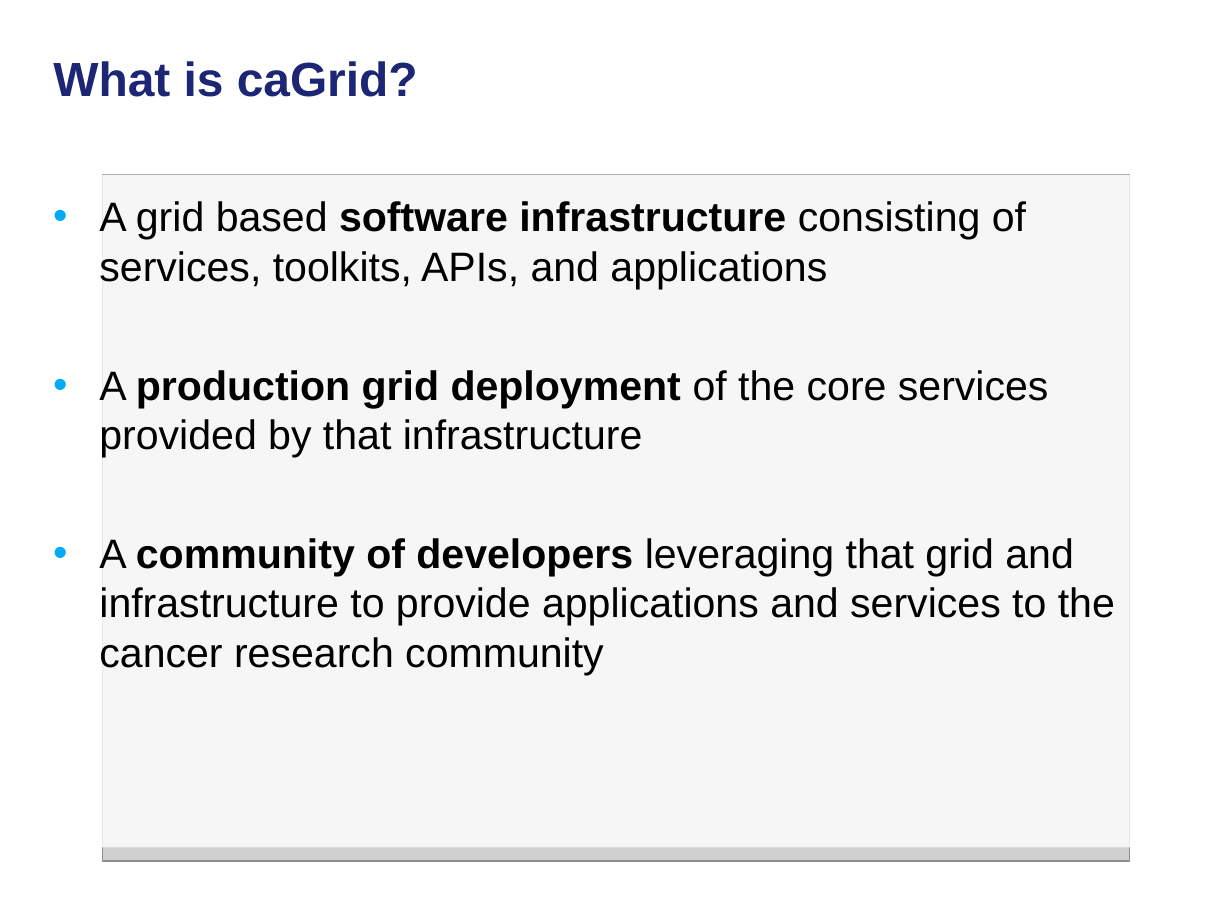
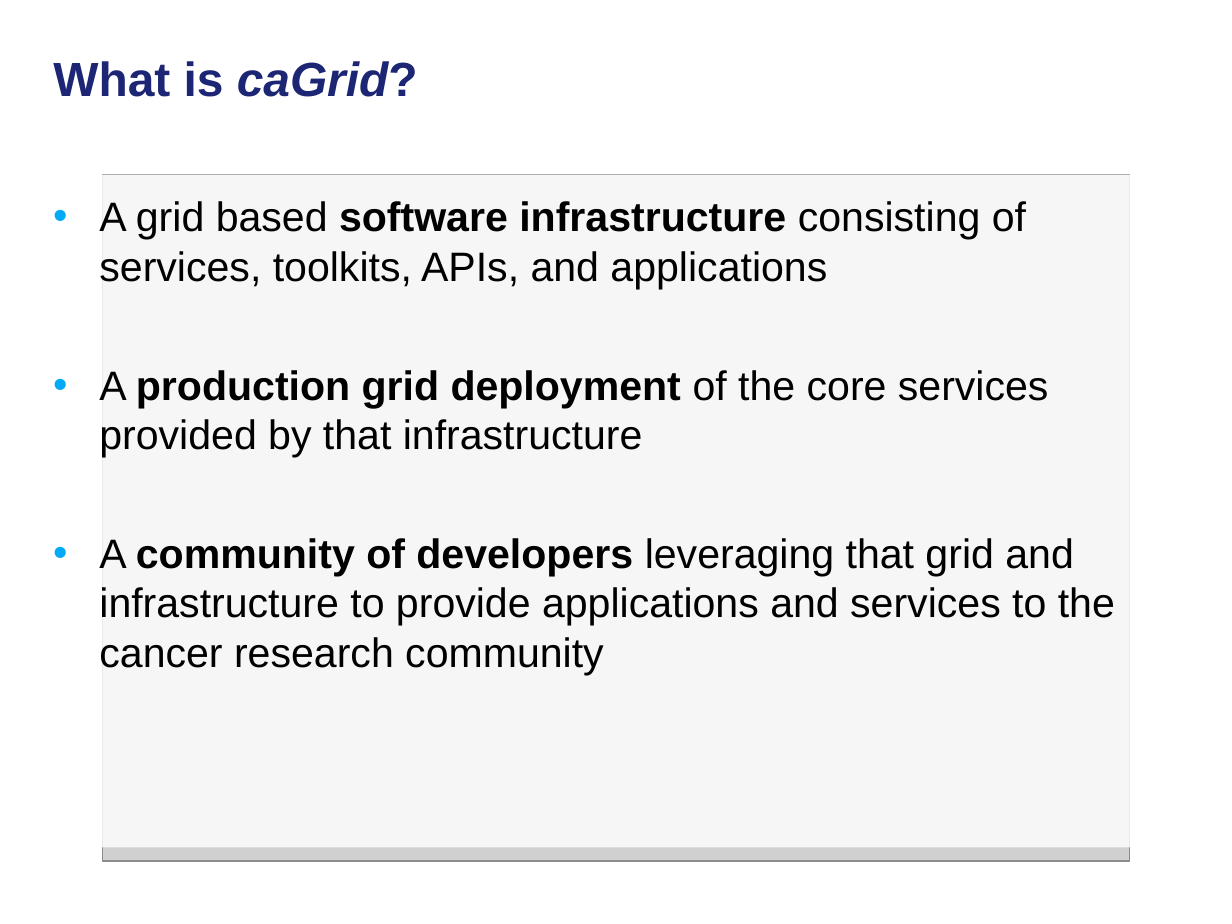
Before and after one commit to NCIP/cagrid-docs, a slide deck: slide 5 of general/presentations/overview/caGrid-Overview-and-Roadmap-GlobusWorld2010.ppt. Drawn at 1232x924 pixels with LibreOffice and Linux fonts; fonts in the diff are those of the drawing; grey boxes stand for pictures; background and template pictures are left out. Boxes give left, top, right and bottom in pixels: in the first picture for what was removed or moved away, otherwise in the second. Text is boxed around its words. In the diff, an @@ line names an element or a change of style, - is before the commit and + after.

```diff
--- a/general/presentations/overview/caGrid-Overview-and-Roadmap-GlobusWorld2010.ppt
+++ b/general/presentations/overview/caGrid-Overview-and-Roadmap-GlobusWorld2010.ppt
@@ title "What is caGrid?" at (53,61,418,97): italic on in "caGrid?" @@
```
Also in this commit, not shown: 8 other slides changed, 3 slides added.
